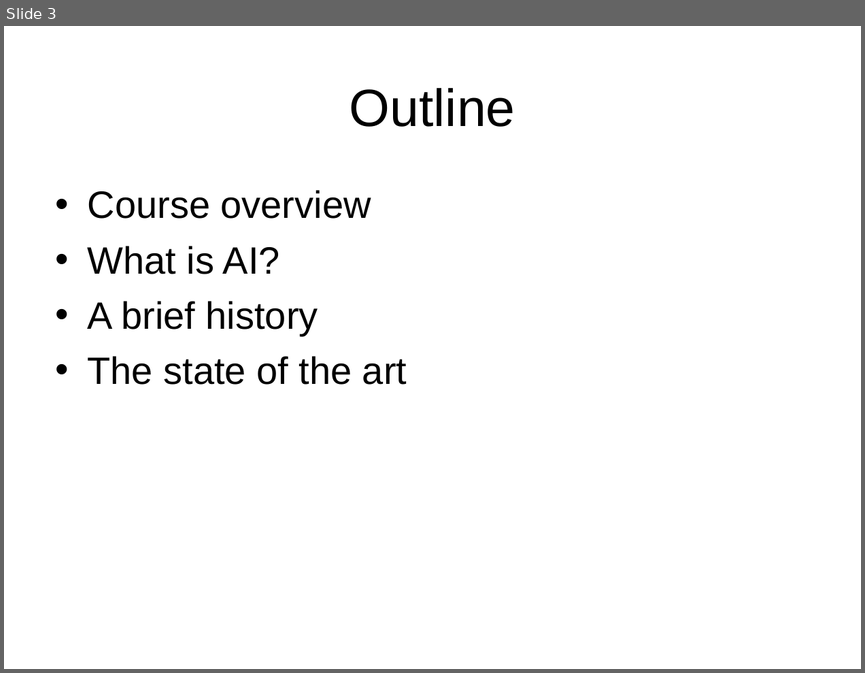
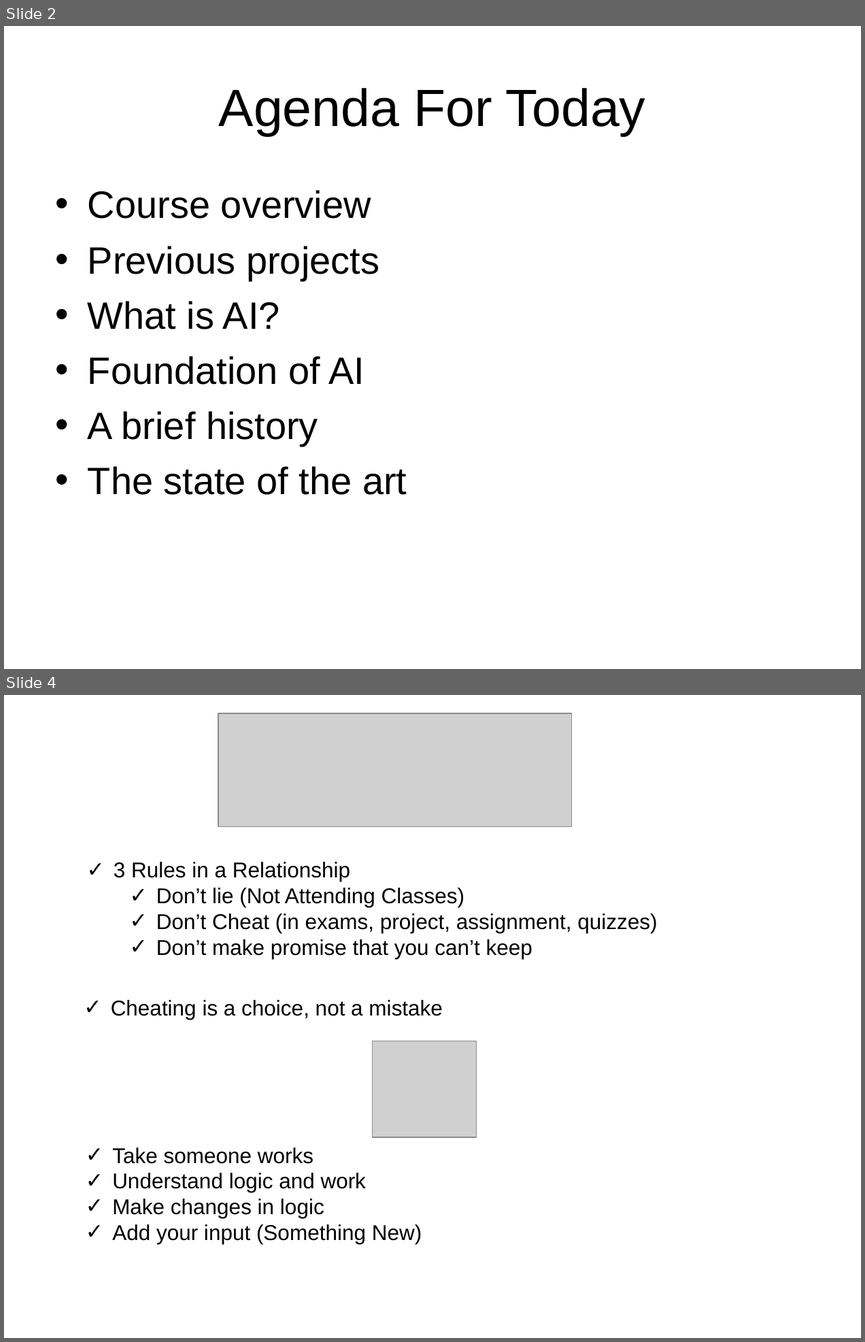
Before and after one commit to Rafi-afridi/Artificial_intelligence, a slide deck: Book slides/m1-intro.ppt. Shown one above the other, each under a label of ours: slide 3 before the commit, slides 2 and 4 after it; the slides between them are not shown. The pictures are 865x673 and 865x1342 pixels, drawn with LibreOffice and Linux fonts; fonts in the diff are those of the drawing; grey boxes stand for pictures. Boxes give left, top, right and bottom in pixels: in the first picture for what was removed or moved away, otherwise in the second. Text is boxed around its words. In the diff, an @@ line names an element or a change of style, - is before the commit and + after.

```diff
--- a/Book slides/m1-intro.ppt
+++ b/Book slides/m1-intro.ppt
@@ slide 4 added at [4,695,861,1338], background #FFFFFF @@
@@ picture added at [218,714,572,827] @@
@@ text added at [113,862,657,959], 18 pt, text #000000 @@
+✓ 3 Rules in a Relationship
+  ✓ Don’t lie (Not Attending Classes)
+  ✓ Don’t Cheat (in exams, project, assignment, quizzes)
+  ✓ Don’t make promise that you can’t keep
@@ text added at [111,1000,442,1019], 18 pt, text #000000 @@
+✓ Cheating is a choice, not a mistake
@@ picture added at [373,1040,476,1137] @@
@@ text added at [112,1147,422,1244], 18 pt, text #000000 @@
+✓ Take someone works
+✓ Understand logic and work
+✓ Make changes in logic
+✓ Add your input (Something New)
@@ what was slide 3 is now slide 2 @@
@@ slide 2 changed as well @@
@@ title at [219,88,645,136]: text changed @@
-Outline
+Agenda For Today
@@ text at [88,246,379,280]: paragraph added @@
+• Previous projects
@@ text at [88,356,365,384]: paragraph added @@
+• Foundation of AI
```
Also in this commit, not shown: 4 other slides changed, 3 other slides added, 2 slides removed, 4 other files.
